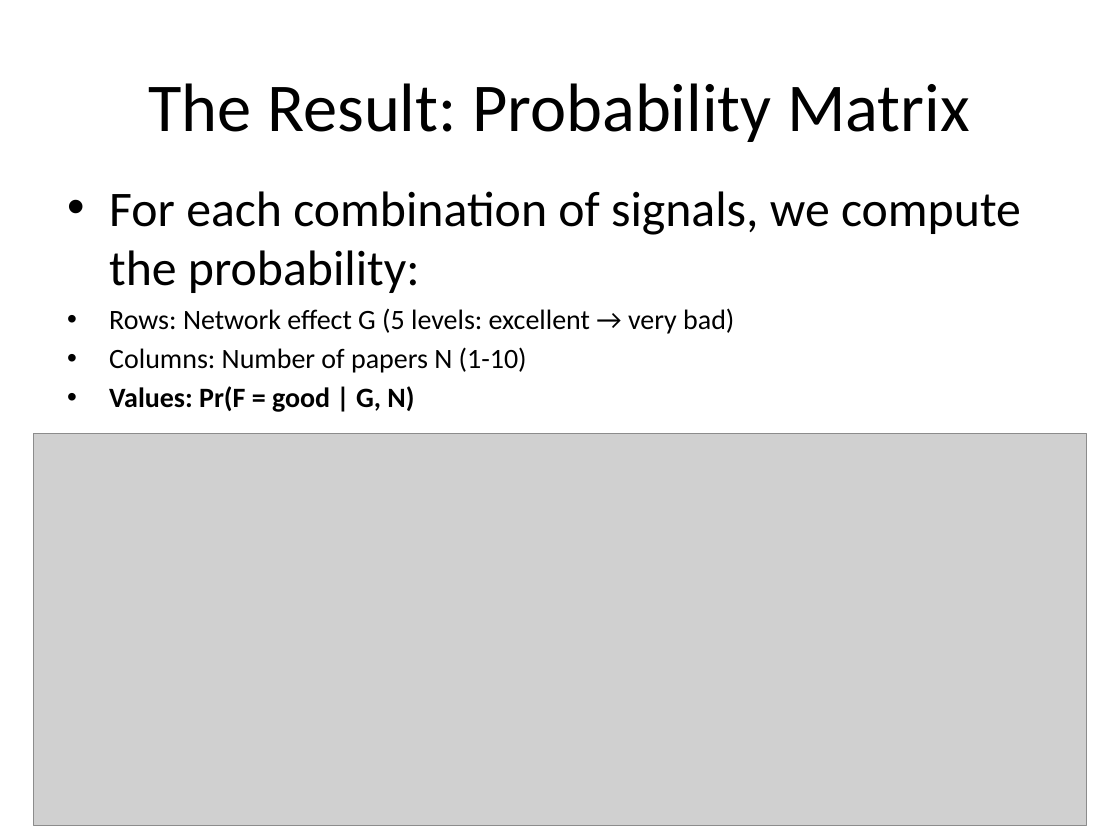
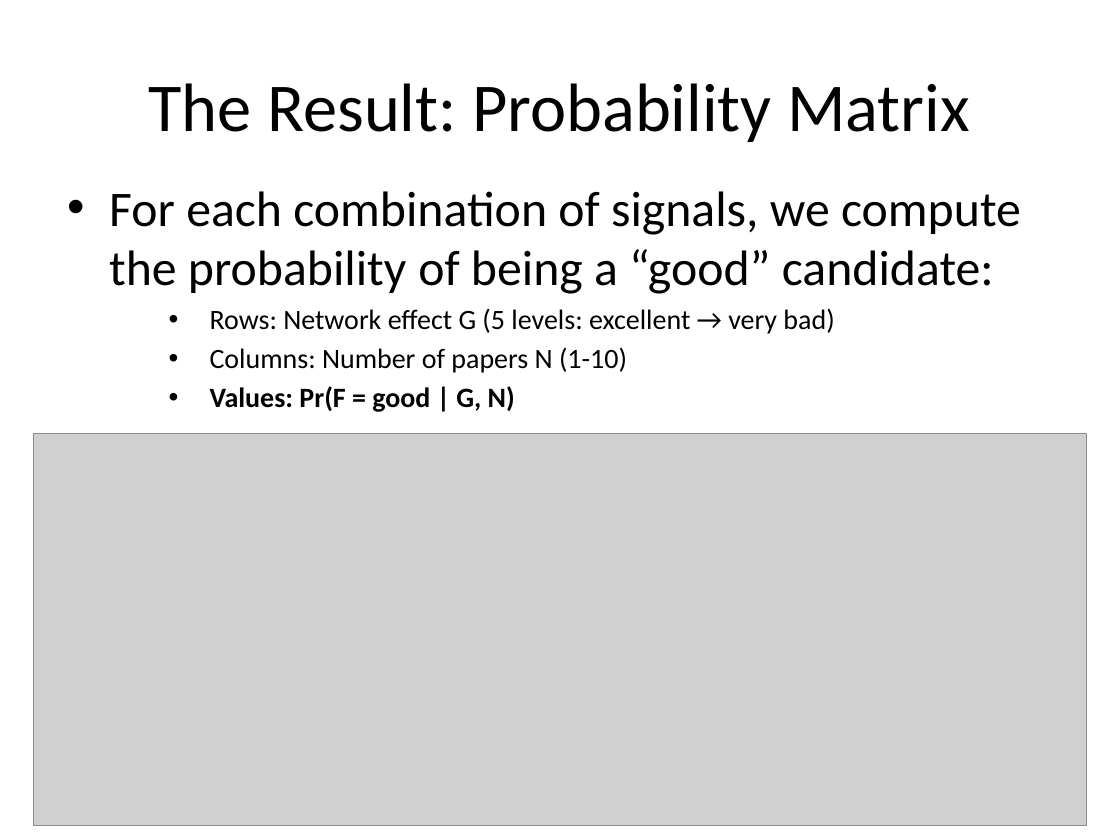
Before and after one commit to lisette-espin/NetworkEffectsGameTheory, a slide deck: slide 10 of pptx/Referral_Based_Hiring_Model.pptx. Drawn at 1120x840 pixels with LibreOffice and Linux fonts; fonts in the diff are those of the drawing; grey boxes stand for pictures. Boxes give left, top, right and bottom in pixels: in the first picture for what was removed or moved away, otherwise in the second. Text is boxed around its words. In the diff, an @@ line names an element or a change of style, - is before the commit and + after.

```diff
--- a/pptx/Referral_Based_Hiring_Model.pptx
+++ b/pptx/Referral_Based_Hiring_Model.pptx
@@ text at box(109, 191, 1021, 294): text changed @@
-• For each combination of signals, we compute the probability:
+• For each combination of signals, we compute the probability of being a “good” candidate:
@@ text at box(210, 308, 834, 412): indent changed @@
```
Also in this commit, not shown: 5 other slides changed, 1 slide added, 1 other file.
